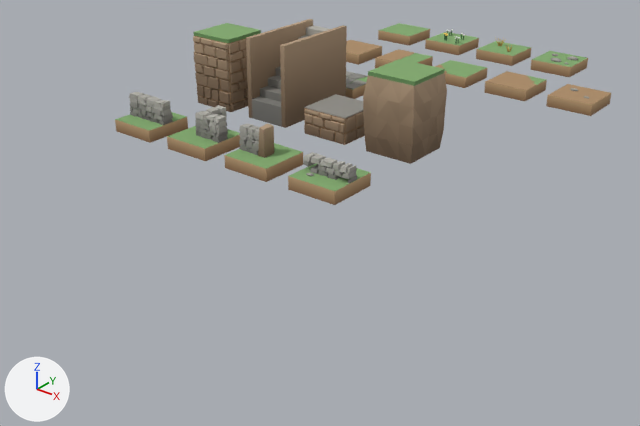
Renders of the Blender file assets/epiphany/terreno_overworld.blend from each side of a commit.
Rendered twice from a 50 mm lens placed at (26.1, -39.9, 12.0), pointed at (5.9, -14.7, -3.7). Lighting does not change. The marker at lower left points along +X, +Y and +Z. The picture after the commit comes second.

The scene before the commit, as lines of its bpy script (objects in view):
```python
me_anden = bpy.data.meshes.new('anden')
me_anden.from_pydata(...)  # 808 vertices, 606 faces; spans x -1.12..1.12, y -1.12..1.12, z -0.5..2.6
me_anden.materials.append(mat_paleta)  # picture img_palette_png
me_pasto_ichu = bpy.data.meshes.new('pasto_ichu')
me_pasto_ichu.from_pydata(...)  # 104 vertices, 54 faces; spans x -1.0..1.0, y -1.0..1.0, z -0.5..0.51
me_pasto_ichu.materials.append(mat_paleta)  # picture img_palette_png
me_pirca_esquina = bpy.data.meshes.new('pirca_esquina')
me_pirca_esquina.from_pydata(...)  # 288 vertices, 216 faces; spans x -1.0..1.01, y -1.0..1.01, z -0.5..0.91
me_pirca_esquina.materials.append(mat_paleta)  # picture img_palette_png
ob_anden = bpy.data.objects.new('anden', me_anden)
ob_anden.location = (0.0, -13.5, 0.0)
ob_pasto_ichu = bpy.data.objects.new('pasto_ichu', me_pasto_ichu)
ob_pasto_ichu.location = (6.0, 0.0, 0.0)
ob_pirca_esquina = bpy.data.objects.new('pirca_esquina', me_pirca_esquina)
ob_pirca_esquina.location = (3.0, -18.0, 0.0)
# also in view: 'pasto' at (0.0, 0.0, -0.2); 'escalinata' at (3.0, -12.5, 1.2); 'pirca_rota' at (9.0, -18.0, 0.0); 'tierra_esquina_int' at (9.0, -4.5, -0.2); 'tierra_esquina' at (6.0, -4.5, -0.2)
```
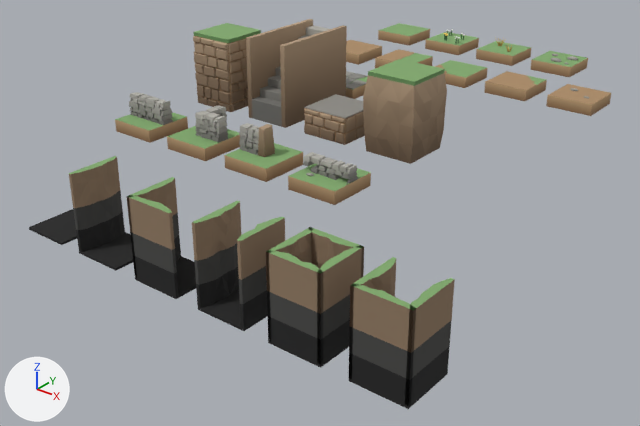
Location of each change, (x1, y1, x2, y2) in pixels of the pictures (640 x 426 px):
'abismo_punta', added
    after: (349, 257, 455, 409)
'abismo_pozo', added
    after: (266, 227, 364, 368)
'abismo_pasillo', added
    after: (192, 201, 285, 331)
'abismo_esquina', added
    after: (127, 177, 196, 299)
'abismo_borde', added
    after: (69, 156, 133, 271)
'abismo', added
    after: (29, 209, 77, 245)

Edits to the bpy script that builds the scene:
```text
Add me_abismo_pozo:
    me_abismo_pozo.from_pydata(...)  # 1192 vertices, 2358 faces; spans x -1.0..1.0, y -1.0..1.0, z -3.1..0.0
    me_abismo_pozo.materials.append(mat_paleta)  # picture img_palette_png
Add me_abismo_punta:
    me_abismo_punta.from_pydata(...)  # 896 vertices, 1770 faces; spans x -1.0..1.0, y -1.0..1.0, z -3.1..0.0
    me_abismo_punta.materials.append(mat_paleta)  # picture img_palette_png
Add me_abismo_pasillo:
    me_abismo_pasillo.from_pydata(...)  # 600 vertices, 1182 faces; spans x -1.0..1.0, y -1.0..1.0, z -3.1..0.0
    me_abismo_pasillo.materials.append(mat_paleta)  # picture img_palette_png
Add me_abismo_esquina:
    me_abismo_esquina.from_pydata(...)  # 600 vertices, 1182 faces; spans x -1.0..1.0, y -1.0..1.0, z -3.1..0.0
    me_abismo_esquina.materials.append(mat_paleta)  # picture img_palette_png
Add me_abismo_borde:
    me_abismo_borde.from_pydata(...)  # 304 vertices, 594 faces; spans x -1.0..1.0, y -1.0..1.0, z -3.1..0.0
    me_abismo_borde.materials.append(mat_paleta)  # picture img_palette_png
Add me_abismo:
    me_abismo.from_pydata(...)  # a box spanning x -1.0..1.0, y -1.0..1.0, z -3.1..-3.0
    me_abismo.materials.append(mat_paleta)  # picture img_palette_png
Add ob_abismo_pozo:
    ob_abismo_pozo = bpy.data.objects.new('abismo_pozo', me_abismo_pozo)
    ob_abismo_pozo.location = (12.0, -22.5, 0.0)
Add ob_abismo_punta:
    ob_abismo_punta = bpy.data.objects.new('abismo_punta', me_abismo_punta)
    ob_abismo_punta.location = (15.0, -22.5, 0.0)
Add ob_abismo_pasillo:
    ob_abismo_pasillo = bpy.data.objects.new('abismo_pasillo', me_abismo_pasillo)
    ob_abismo_pasillo.location = (9.0, -22.5, 0.0)
Add ob_abismo_esquina:
    ob_abismo_esquina = bpy.data.objects.new('abismo_esquina', me_abismo_esquina)
    ob_abismo_esquina.location = (6.0, -22.5, 0.0)
Add ob_abismo_borde:
    ob_abismo_borde = bpy.data.objects.new('abismo_borde', me_abismo_borde)
    ob_abismo_borde.location = (3.0, -22.5, 0.0)
Add ob_abismo:
    ob_abismo = bpy.data.objects.new('abismo', me_abismo)
    ob_abismo.location = (0.0, -22.5, 0.0)
```
